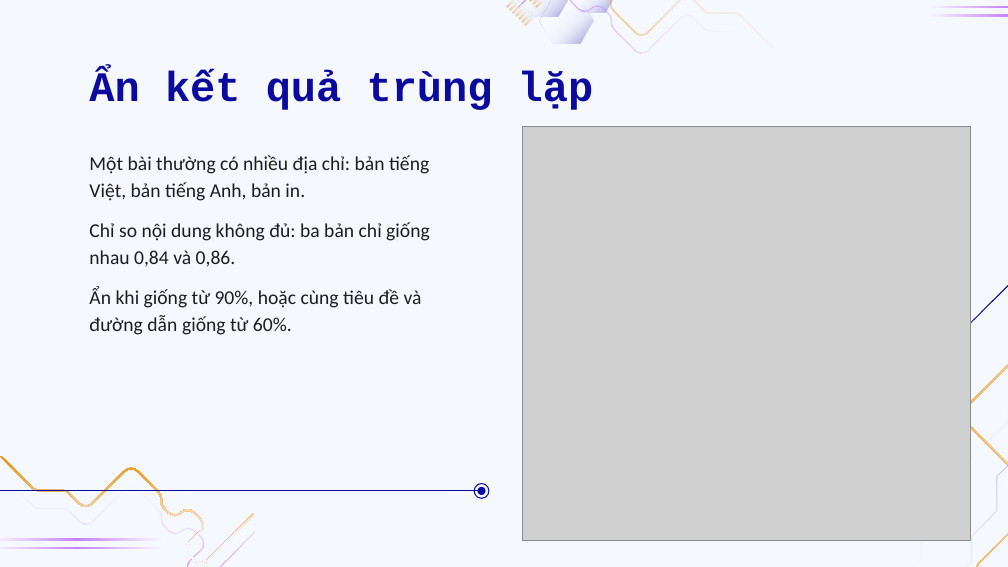
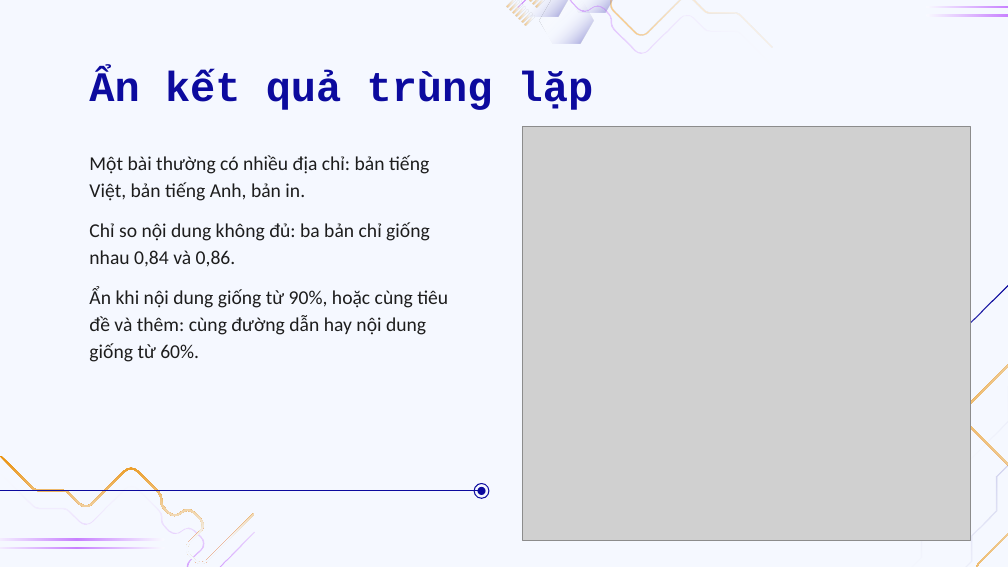
Before and after one commit to doanan293/WebCorpusPipeline, a slide deck: slide 22 of docs/presentation/BAT-thu-thap-boc-tach-tim-kiem.pptx. Drawn at 1008x567 pixels with LibreOffice and Linux fonts; fonts in the diff are those of the drawing; grey boxes stand for pictures; background and template pictures are left out. Boxes give left, top, right and bottom in pixels: in the first picture for what was removed or moved away, otherwise in the second. Text is boxed around its words. In the diff, an @@ line names an element or a change of style, - is before the commit and + after.

```diff
--- a/docs/presentation/BAT-thu-thap-boc-tach-tim-kiem.pptx
+++ b/docs/presentation/BAT-thu-thap-boc-tach-tim-kiem.pptx
@@ subtitle at [89, 288, 448, 362]: text changed @@
-Ẩn khi giống từ 90%, hoặc cùng tiêu đề và đường dẫn giống từ 60%.
+Ẩn khi nội dung giống từ 90%, hoặc cùng tiêu đề và thêm: cùng đường dẫn hay nội dung giống từ 60%.
```
Also in this commit, not shown: 2 other slides changed.
